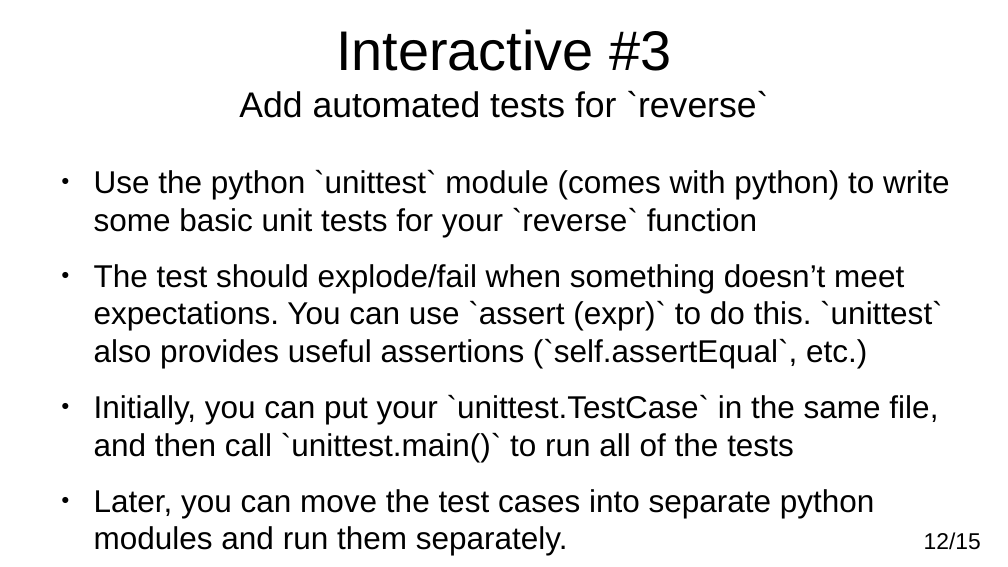
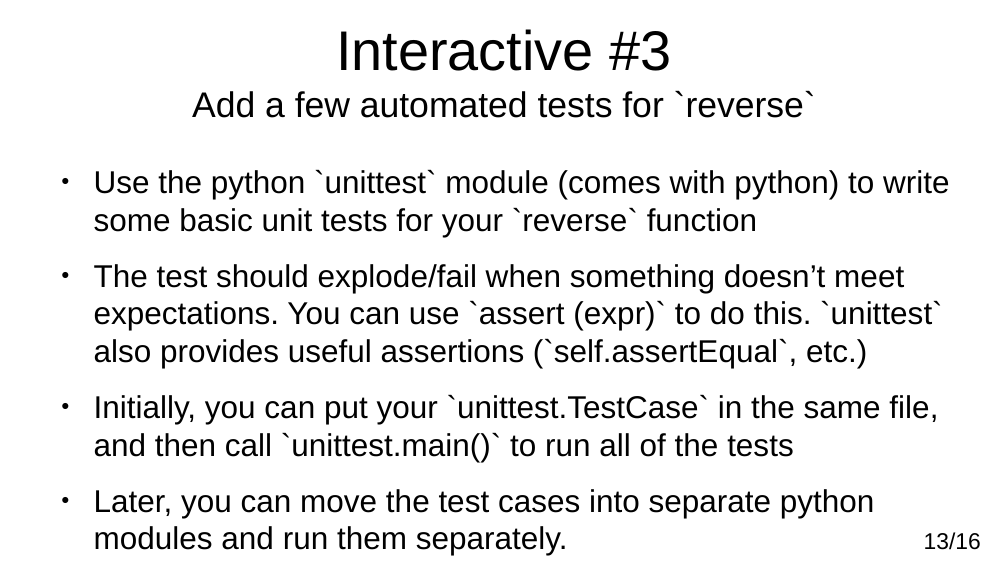
Before and after one commit to adamkewley/rse-meetups, a slide deck: slide 13 of 4_SoftwareImplementation/PresentationSlides.odp (slide 12 before the commit). Drawn at 1008x567 pixels with LibreOffice and Linux fonts; fonts in the diff are those of the drawing. Boxes give left, top, right and bottom in pixels: in the first picture for what was removed or moved away, otherwise in the second. Text is boxed around its words. In the diff, an @@ line names an element or a change of style, - is before the commit and + after.

```diff
--- a/4_SoftwareImplementation/PresentationSlides.odp
+++ b/4_SoftwareImplementation/PresentationSlides.odp
@@ title at <box>192,29,816,118</box>: text changed @@
-Interactive #3
-Add automated tests for `reverse`
+Interactive #3
+Add a few automated tests for `reverse`
@@ page number at <box>924,532,981,550</box>: text changed @@
-12/15
+13/16
```
Also in this commit, not shown: 5 other slides changed, 1 slide added, 1 other file.
